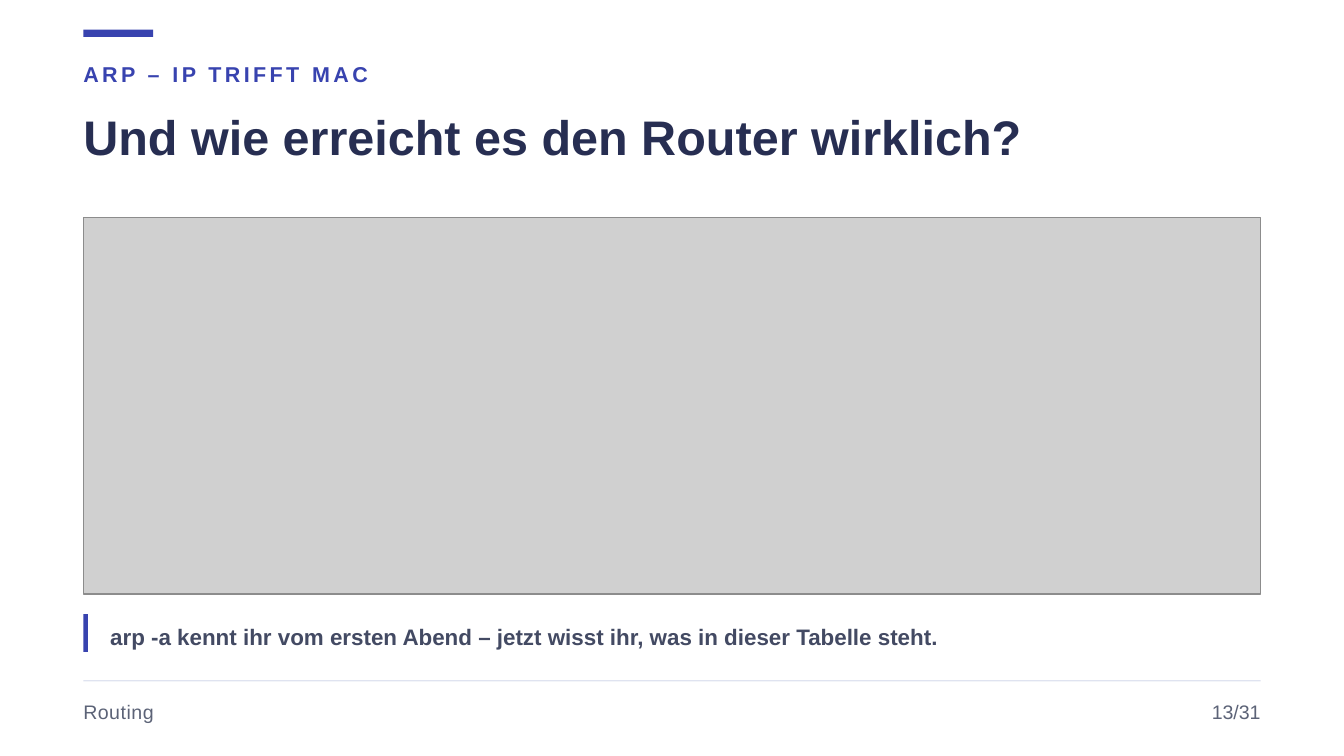
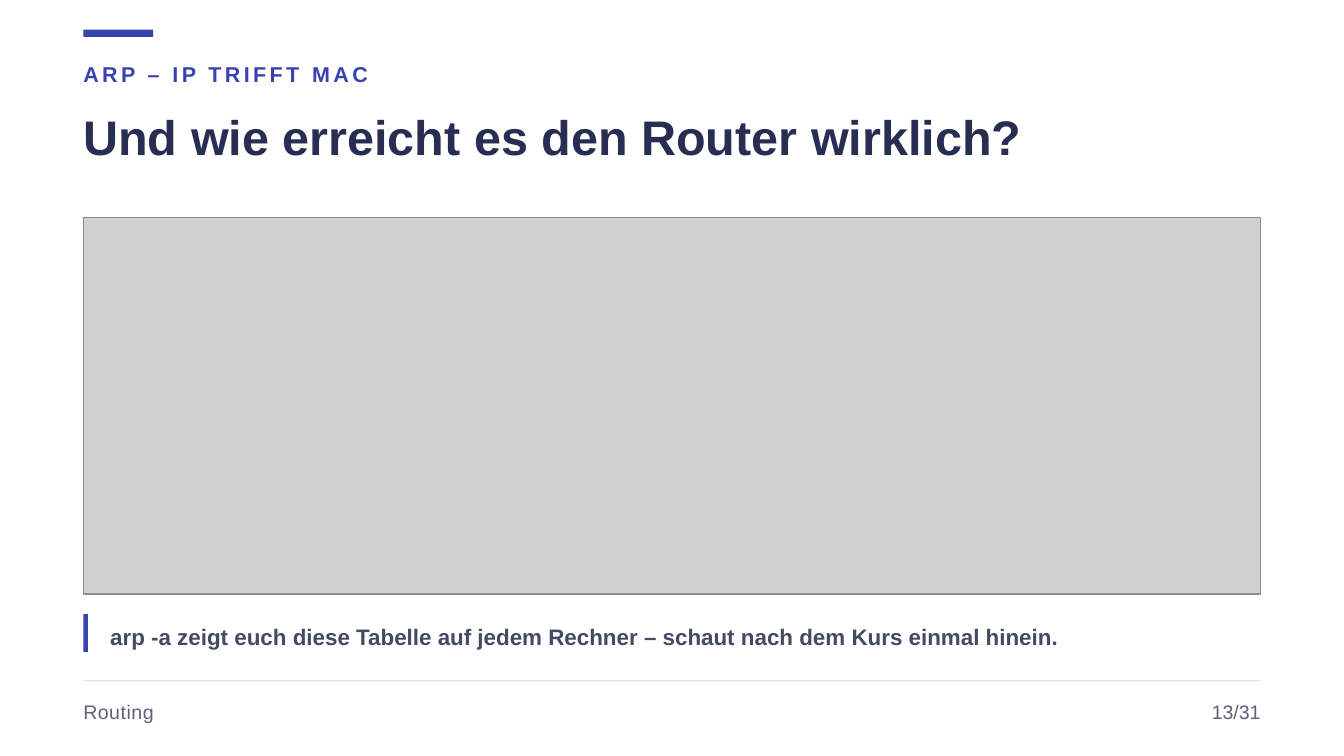
Before and after one commit to JacobMenge/kurs-unterlagen, a slide deck: slide 15 of folien/03-routing-vlan-sicherheit-parallelkurs.pptx. Drawn at 1344x756 pixels with LibreOffice and Linux fonts; fonts in the diff are those of the drawing; grey boxes stand for pictures. Boxes give left, top, right and bottom in pixels: in the first picture for what was removed or moved away, otherwise in the second. Text is boxed around its words. In the diff, an @@ line names an element or a change of style, - is before the commit and + after.

```diff
--- a/folien/03-routing-vlan-sicherheit-parallelkurs.pptx
+++ b/folien/03-routing-vlan-sicherheit-parallelkurs.pptx
@@ text at box(110, 628, 1058, 650): text changed @@
-arp -a kennt ihr vom ersten Abend – jetzt wisst ihr, was in dieser Tabelle steht.
+arp -a zeigt euch diese Tabelle auf jedem Rechner – schaut nach dem Kurs einmal hinein.
```
Also in this commit, not shown: 37 other files.
